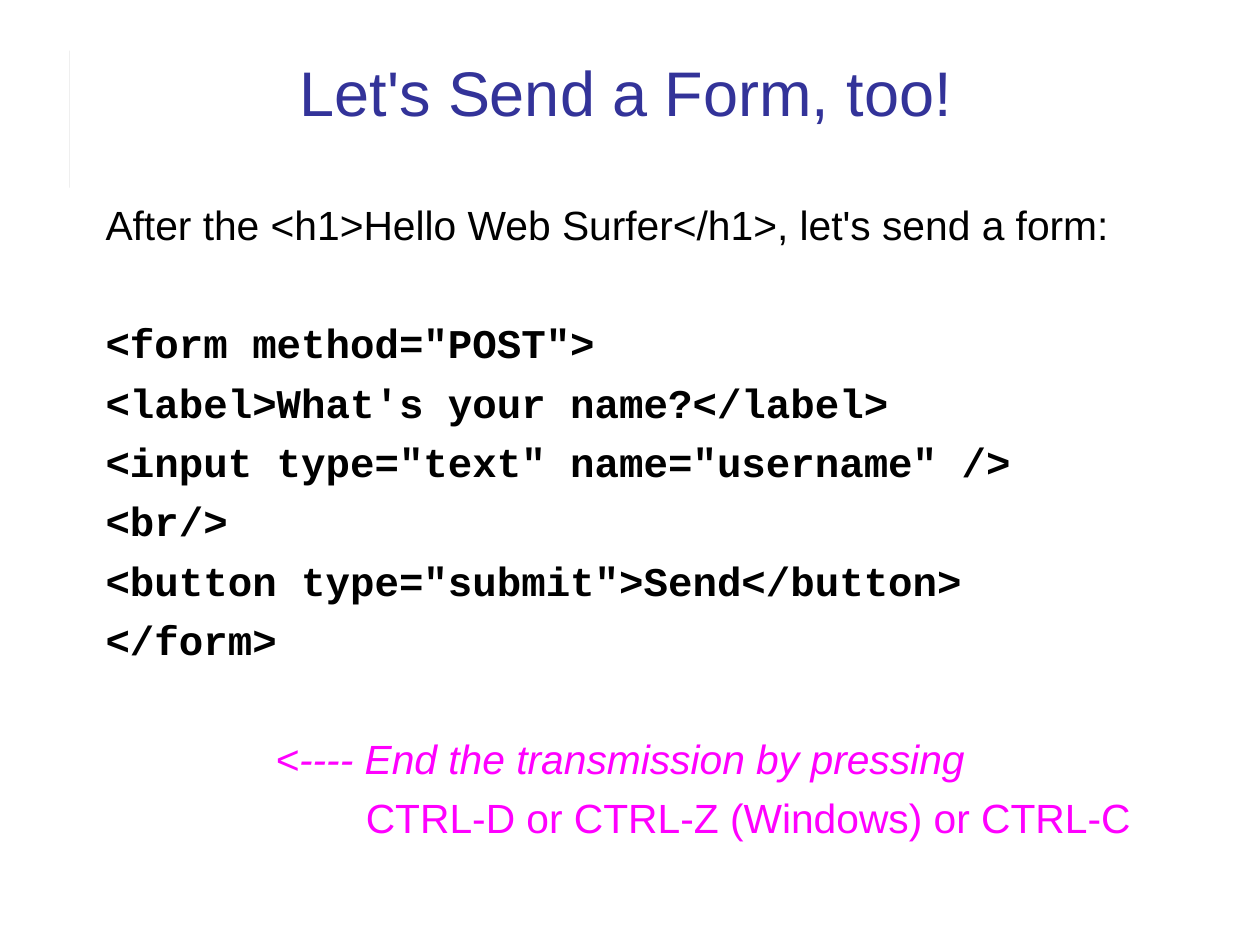
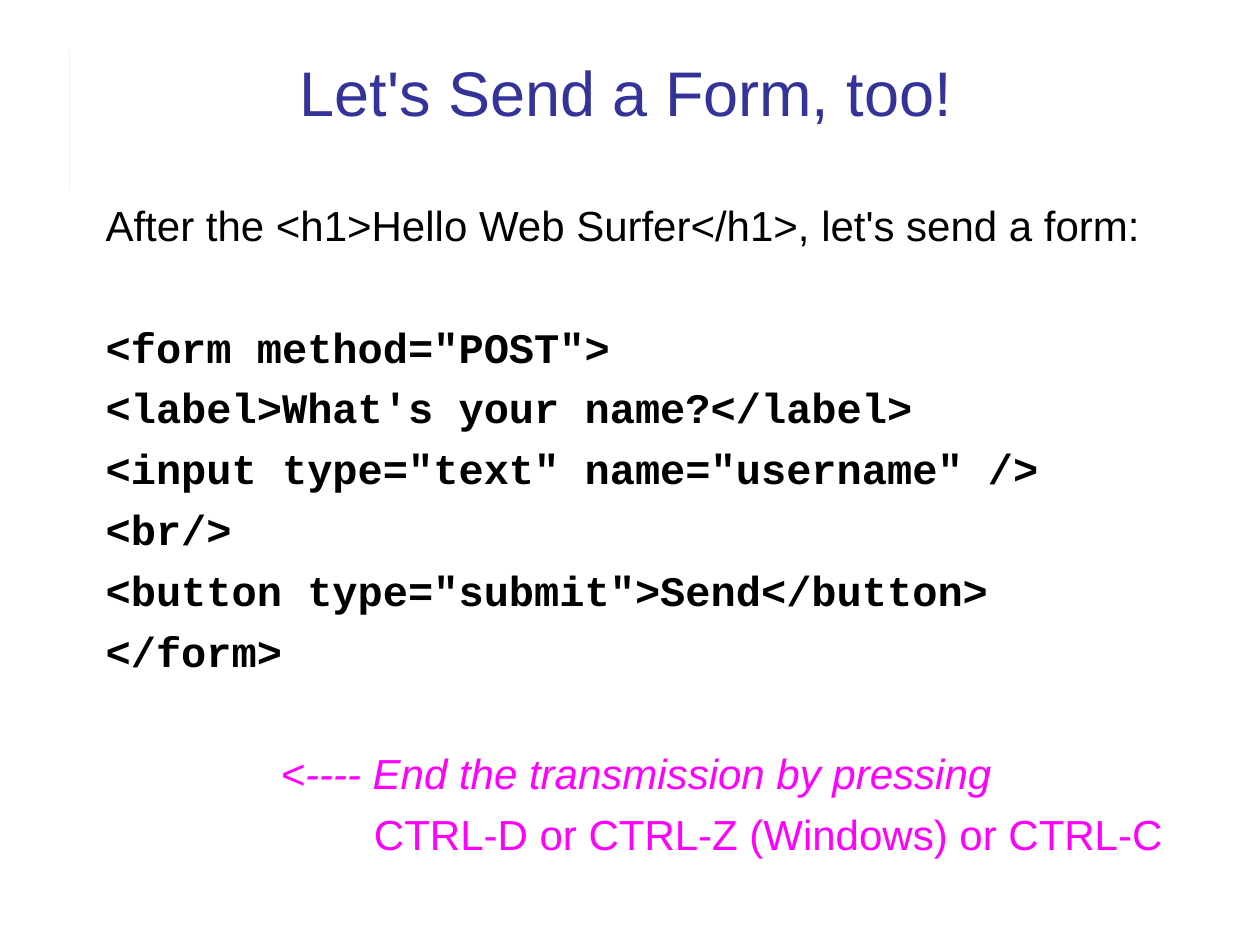
Before and after one commit to cpske/ISP, a slide deck: slide 10 of web/HTTP-in-Action.pptx. Drawn at 1260x945 pixels with LibreOffice and Linux fonts; fonts in the diff are those of the drawing. Boxes give left, top, right and bottom in pixels: in the first picture for what was removed or moved away, otherwise in the second. Text is boxed around its words. In the diff, an @@ line names an element or a change of style, - is before the commit and + after.

```diff
--- a/web/HTTP-in-Action.pptx
+++ b/web/HTTP-in-Action.pptx
@@ text "After the <h1>Hello Web Surfer</h1>, ..." at <box>106,210,1162,858</box>: size 23.3 to 24 pt @@
```
Also in this commit, not shown: 12 other slides changed, 2 slides added, 1 other file.
